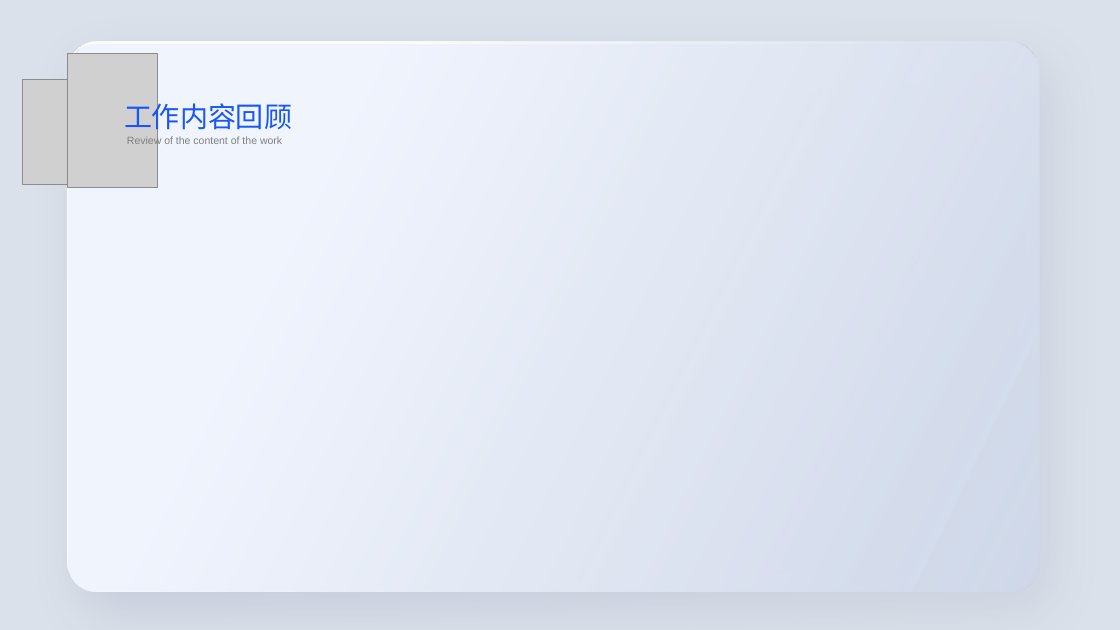
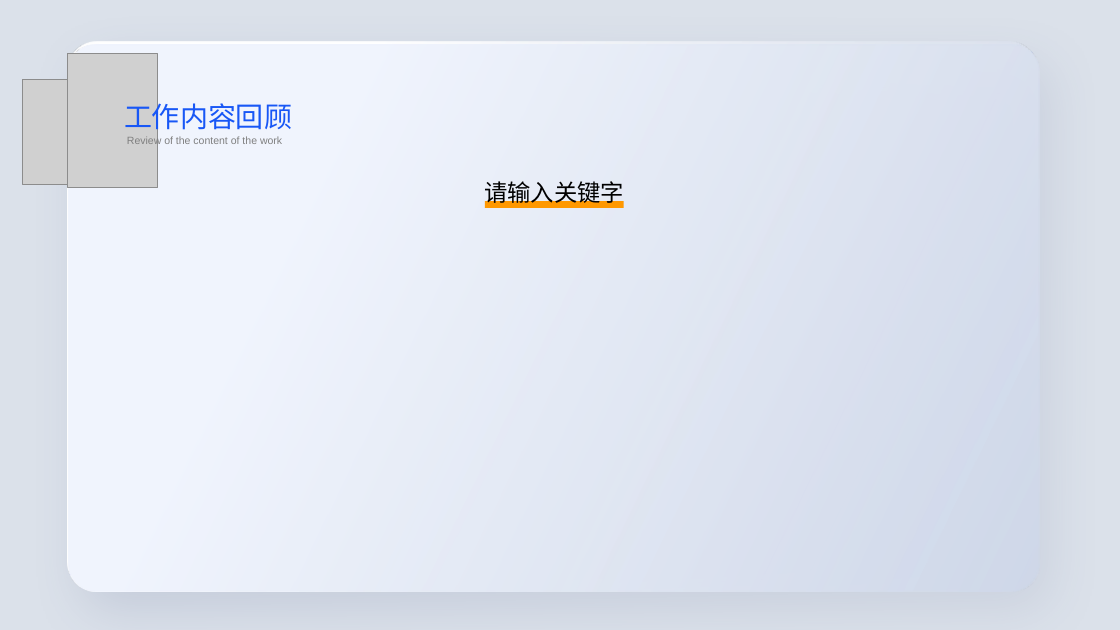
Before and after one commit to yanjialin2003/YiShi, a slide deck: slide 4 of doc/PPT模板.pptx. Drawn at 1120x630 pixels with LibreOffice and Linux fonts; fonts in the diff are those of the drawing; grey boxes stand for pictures. Boxes give left, top, right and bottom in pixels: in the first picture for what was removed or moved away, otherwise in the second. Text is boxed around its words. In the diff, an @@ line names an element or a change of style, - is before the commit and + after.

```diff
--- a/doc/PPT模板.pptx
+++ b/doc/PPT模板.pptx
@@ text added at bbox=[484, 178, 624, 208], 20 pt, text #000000 @@
+请输入关键字
@@ rectangle added at bbox=[485, 202, 623, 208], fill #FF9800 @@
```
Also in this commit, not shown: 1 other file.
